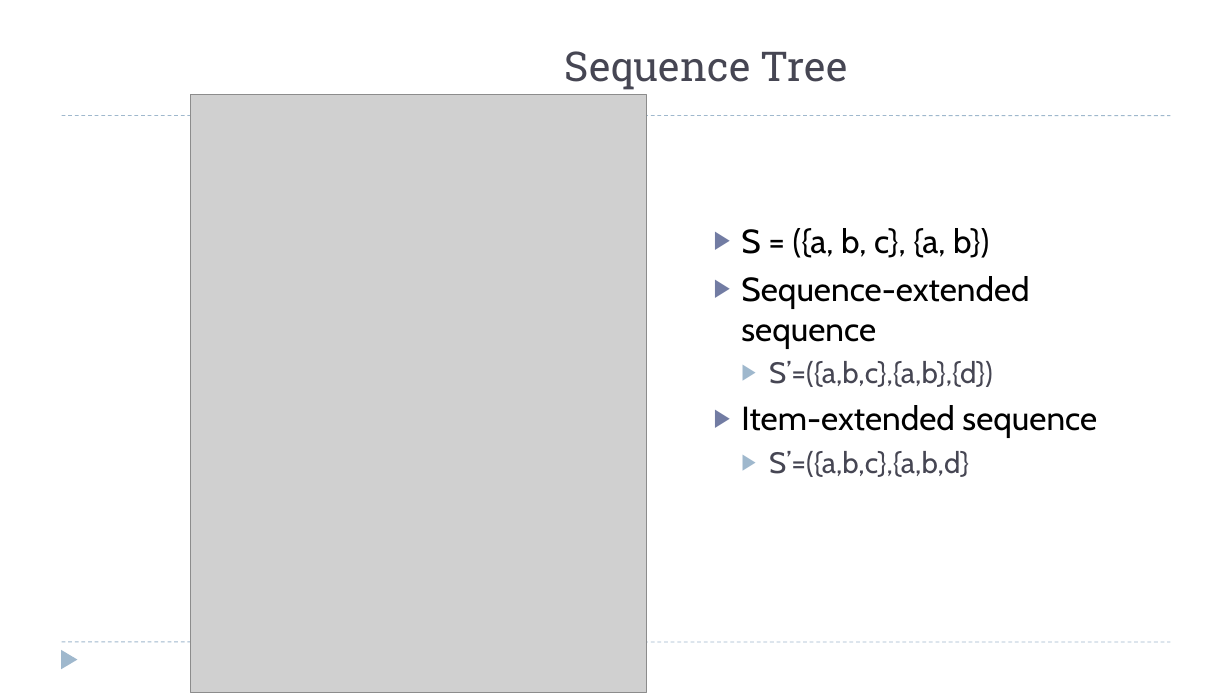
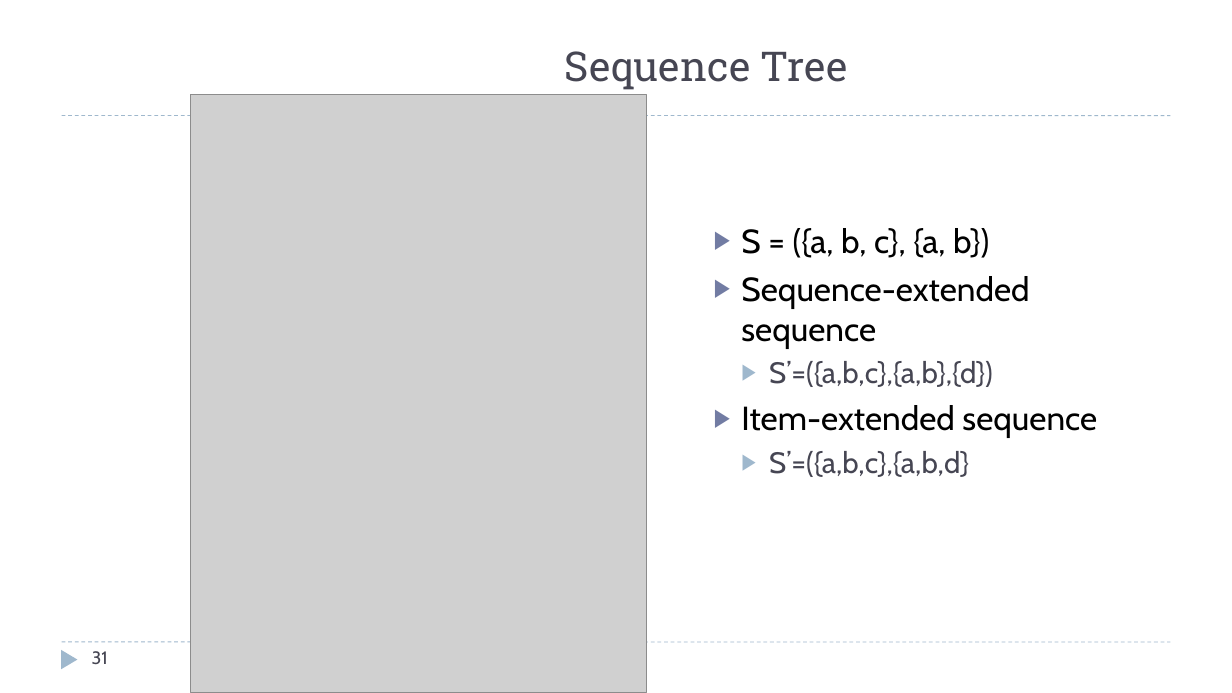
Before and after one commit to zixiaojindao/time-series-survey, a slide deck: slide 31 of slide/tsdm.pptx (slide 32 before the commit). Drawn at 1232x693 pixels with LibreOffice and Linux fonts; fonts in the diff are those of the drawing; grey boxes stand for pictures. Boxes give left, top, right and bottom in pixels: in the first picture for what was removed or moved away, otherwise in the second. Text is boxed around its words. In the diff, an @@ line names an element or a change of style, - is before the commit and + after.

```diff
--- a/slide/tsdm.pptx
+++ b/slide/tsdm.pptx
@@ page number added at box(92, 651, 108, 664), 14 pt, text #464653 @@
+31
```
Also in this commit, not shown: 61 other slides changed, 1 slide added, 1 slide removed.
